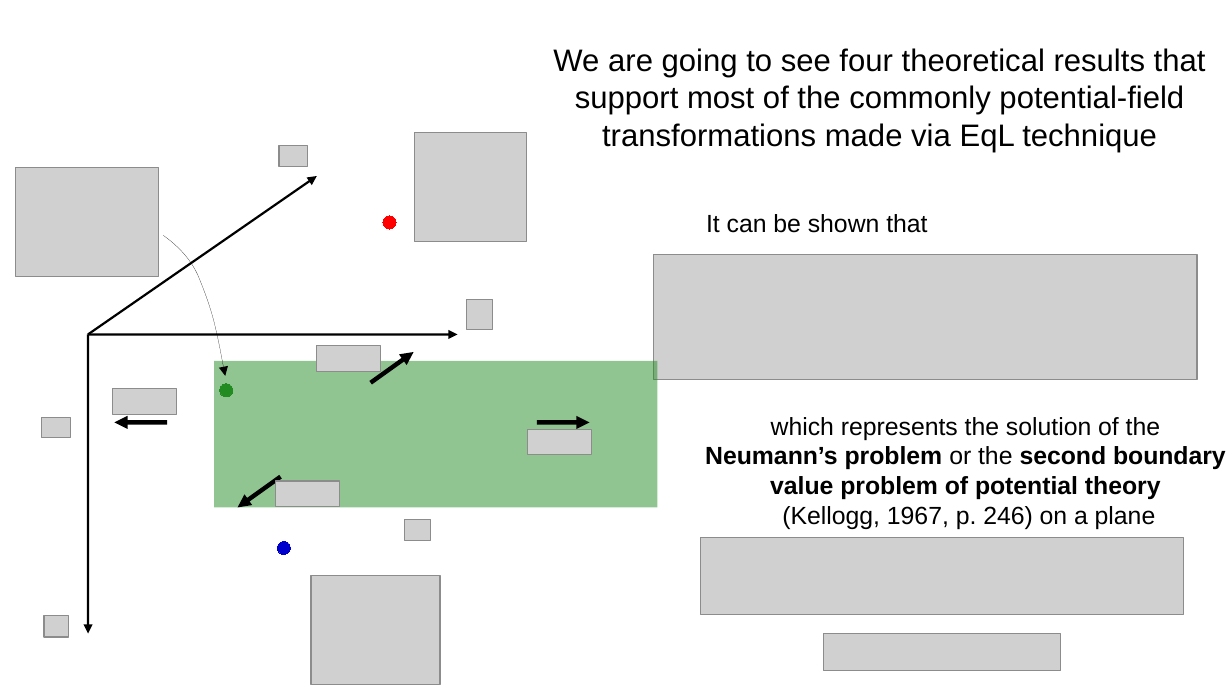
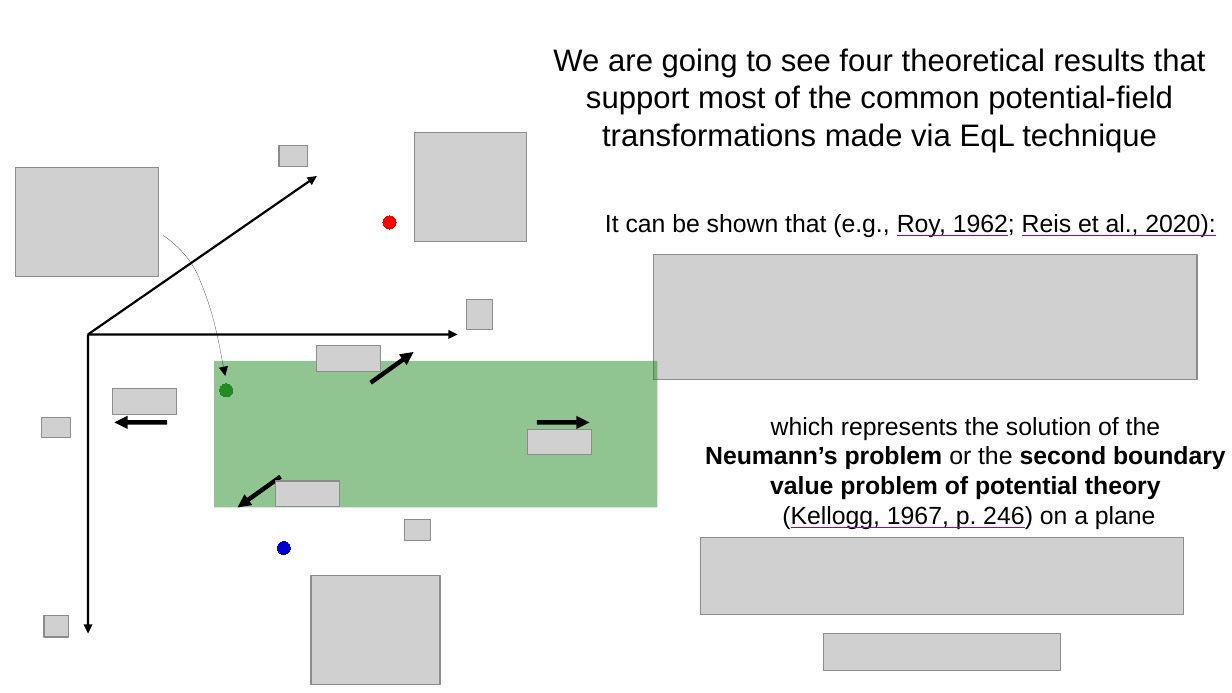
Before and after one commit to pinga-lab/EqL-overview-TU-Freiberg, a slide deck: slide 110 of TU-Freiberg-feb2022.odp (slide 91 before the commit). Drawn at 1232x693 pixels with LibreOffice and Linux fonts; fonts in the diff are those of the drawing; grey boxes stand for pictures. Boxes give left, top, right and bottom in pixels: in the first picture for what was removed or moved away, otherwise in the second. Text is boxed around its words. In the diff, an @@ line names an element or a change of style, - is before the commit and + after.

```diff
--- a/TU-Freiberg-feb2022.odp
+++ b/TU-Freiberg-feb2022.odp
@@ text at (553,48,1206,152): text changed @@
-We are going to see four theoretical results that support most of the commonly potential-field transformations made via EqL technique
+We are going to see four theoretical results that support most of the common potential-field transformations made via EqL technique
@@ text at (605,214,1215,237): text changed @@
-It can be shown that
+It can be shown that (e.g., Roy, 1962; Reis et al., 2020):
@@ text at (782,506,1156,529): underline on in "(Kellogg, 1967, p. 246)" @@
```
Also in this commit, not shown: 82 other slides changed, 24 slides added, 2 slides removed, 2 other files.
